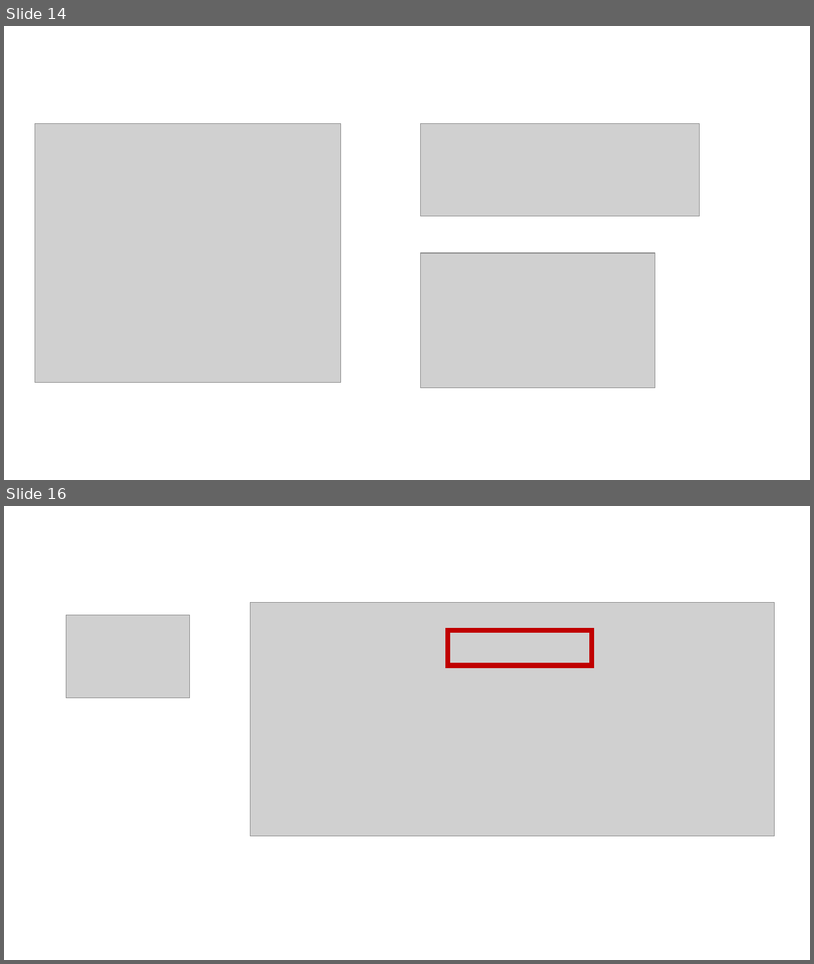
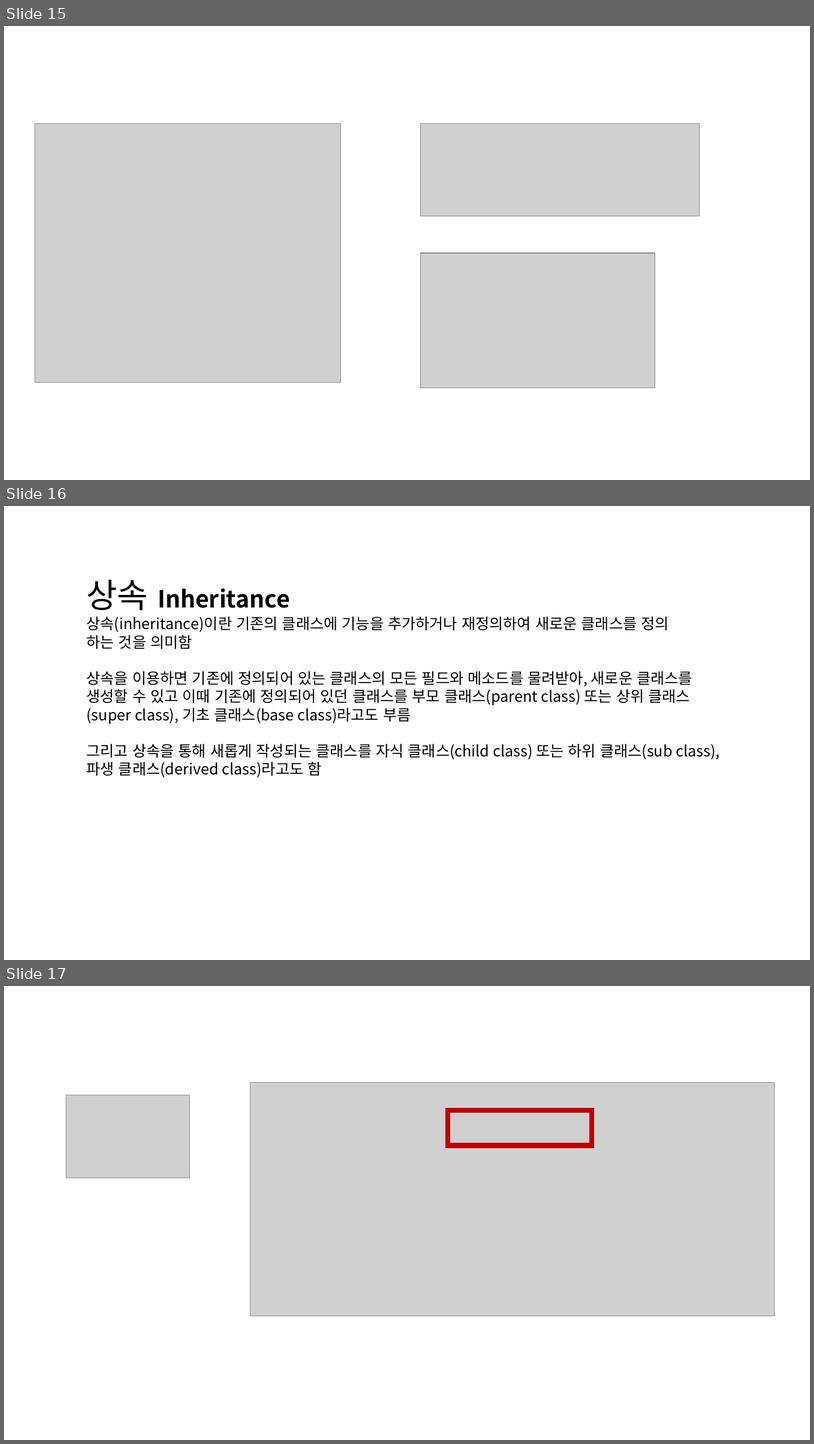
Before and after one commit to shawn-flunge/study, a slide deck: javaTutoring/2nd/2nd material.pptx. Shown one above the other, each under a label of ours: slides 14 and 16 before the commit, slides 15, 16 and 17 after it; the slides between them are not shown. The pictures are 814x964 and 814x1444 pixels, drawn with LibreOffice and Linux fonts; fonts in the diff are those of the drawing; grey boxes stand for pictures. Boxes give left, top, right and bottom in pixels: in the first picture for what was removed or moved away, otherwise in the second. Text is boxed around its words. In the diff, an @@ line names an element or a change of style, - is before the commit and + after.

```diff
--- a/javaTutoring/2nd/2nd material.pptx
+++ b/javaTutoring/2nd/2nd material.pptx
@@ slide 16 added at box(4, 506, 810, 960), background #FFFFFF @@
@@ text added at box(87, 579, 720, 777), 18 pt, text #000000 @@
+상속 Inheritance
+상속(inheritance)이란 기존의 클래스에 기능을 추가하거나 재정의하여 새로운 클래스를 정의
+하는 것을 의미함
+상속을 이용하면 기존에 정의되어 있는 클래스의 모든 필드와 메소드를 물려받아, 새로운 클래스를 생성할 수 있고 이때 기존에 정의되어 있던 클래스를 부모 클래스(parent class) 또는 상위 클래스(super class), 기초 클래스(base class)라고도 부름
+그리고 상속을 통해 새롭게 작성되는 클래스를 자식 클래스(child class) 또는 하위 클래스(sub class), 파생 클래스(derived class)라고도 함
@@ what was slide 14 is now slide 15 @@
@@ what was slide 16 is now slide 17 @@
```
Also in this commit, not shown: 5 other slides added, 3 slides removed.
